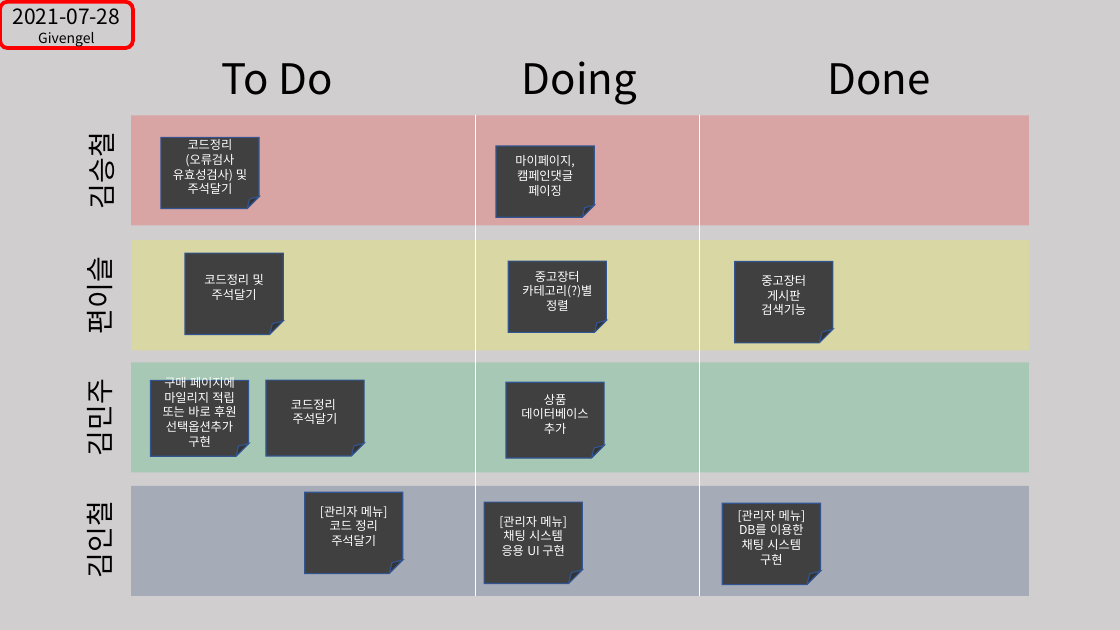
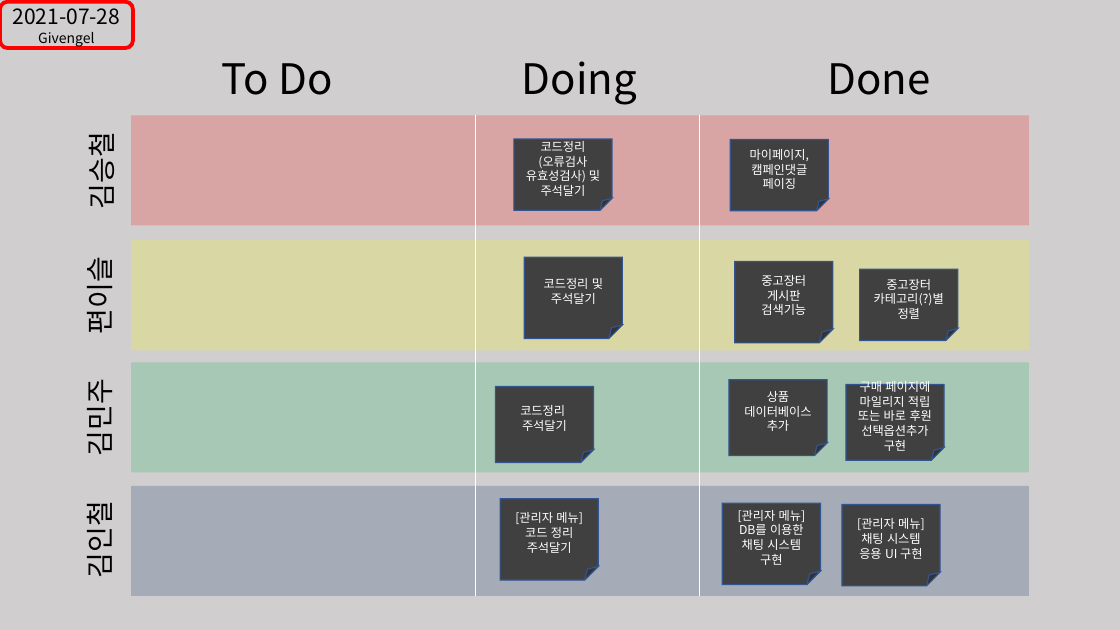
Before and after one commit to GIVENGEL/GivEngel-Project, a slide deck: slide 8 of 칸반보드.pptx. Drawn at 1120x630 pixels with LibreOffice and Linux fonts; fonts in the diff are those of the drawing. Boxes give left, top, right and bottom in pixels: in the first picture for what was removed or moved away, otherwise in the second. Text is boxed around its words. In the diff, an @@ line names an element or a change of style, - is before the commit and + after.

```diff
--- a/칸반보드.pptx
+++ b/칸반보드.pptx
@@ folded corner "코드정리(오류검사 유효성검사) 및 주석달기": place and size @@
-folded corner "코드정리(오류검사 유효성검사) 및 주석달기" at bbox=[161, 138, 260, 209]
+folded corner "코드정리(오류검사 유효성검사) 및 주석달기" at bbox=[514, 139, 613, 211]
@@ folded corner "마이페이지,캠페인댓글 페이징": place and size @@
-folded corner "마이페이지,캠페인댓글 페이징" at bbox=[497, 146, 595, 218]
+folded corner "마이페이지,캠페인댓글 페이징" at bbox=[730, 139, 828, 211]
@@ folded corner "코드정리 및 주석달기": place and size @@
-folded corner "코드정리 및 주석달기" at bbox=[185, 253, 283, 334]
+folded corner "코드정리 및 주석달기" at bbox=[524, 257, 623, 339]
@@ folded corner "중고장터 카테고리(?)별 정렬": place and size @@
-folded corner "중고장터 카테고리(?)별 정렬" at bbox=[508, 261, 607, 333]
+folded corner "중고장터 카테고리(?)별 정렬" at bbox=[860, 270, 958, 341]
@@ folded corner "코드정리 주석달기": place and size @@
-folded corner "코드정리 주석달기" at bbox=[266, 381, 365, 456]
+folded corner "코드정리 주석달기" at bbox=[496, 386, 594, 462]
@@ folded corner "상품 데이터베이스 추가": place and size @@
-folded corner "상품 데이터베이스 추가" at bbox=[506, 382, 604, 458]
+folded corner "상품 데이터베이스 추가" at bbox=[729, 380, 828, 455]
@@ folded corner "구매 페이지에 마일리지 적립 또는 ...": place and size @@
-folded corner "구매 페이지에 마일리지 적립 또는 ..." at bbox=[150, 381, 249, 456]
+folded corner "구매 페이지에 마일리지 적립 또는 ..." at bbox=[846, 385, 944, 460]
@@ folded corner "[관리자 메뉴]": place and size @@
-folded corner "[관리자 메뉴]" at bbox=[305, 492, 403, 574]
+folded corner "[관리자 메뉴]" at bbox=[500, 499, 598, 581]
@@ folded corner "[관리자 메뉴]": place and size @@
-folded corner "[관리자 메뉴]" at bbox=[484, 502, 582, 584]
+folded corner "[관리자 메뉴]" at bbox=[842, 505, 940, 586]
```
Also in this commit, not shown: 37 other files.
